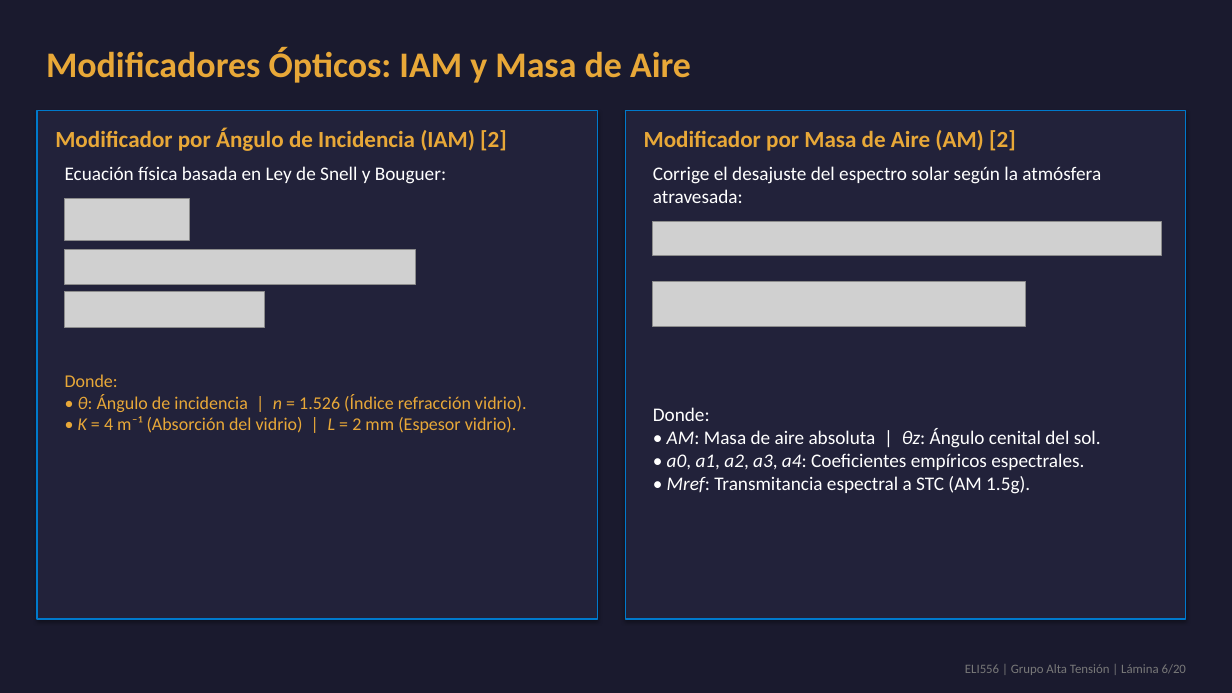
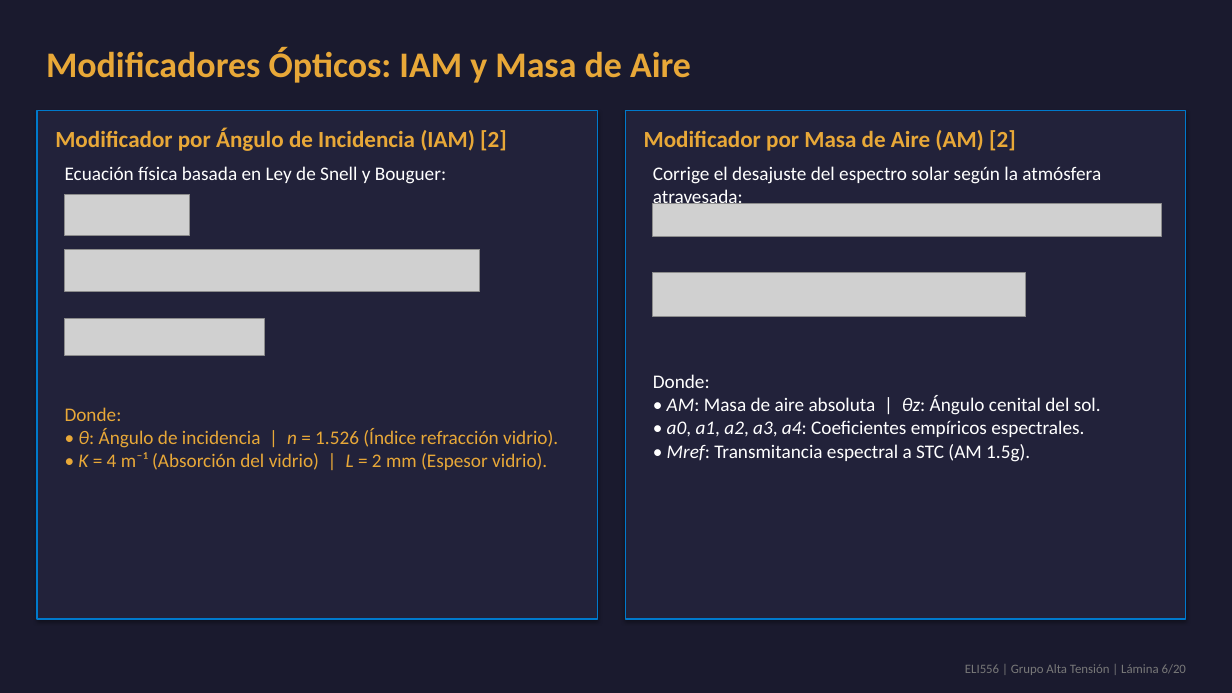
Before and after one commit to theChosen16/t2-paneles, a slide deck: slide 6 of output/Presentacion_Final_ELI556_Atacama.pptx. Drawn at 1232x693 pixels with LibreOffice and Linux fonts; fonts in the diff are those of the drawing; grey boxes stand for pictures. Boxes give left, top, right and bottom in pixels: in the first picture for what was removed or moved away, otherwise in the second. Text is boxed around its words. In the diff, an @@ line names an element or a change of style, - is before the commit and + after.

Commit message:
Redesign Slide 5, 6, and 12 layouts for visual symmetry and equation breathing room

```diff
--- a/output/Presentacion_Final_ELI556_Atacama.pptx
+++ b/output/Presentacion_Final_ELI556_Atacama.pptx
@@ picture: place and size @@
-picture at [65, 199, 189, 240]
+picture at [65, 194, 189, 236]
@@ picture: place and size @@
-picture at [653, 222, 1162, 255]
+picture at [653, 203, 1162, 237]
@@ picture: place and size @@
-picture at [65, 250, 415, 285]
+picture at [65, 250, 480, 291]
@@ picture: place and size @@
-picture at [653, 282, 1026, 326]
+picture at [653, 273, 1026, 317]
@@ picture: place and size @@
-picture at [65, 291, 264, 328]
+picture at [65, 319, 264, 356]
@@ text "Donde:": place and size @@
-text "Donde:" at [653, 407, 1101, 494]
+text "Donde:" at [653, 374, 1101, 462]
@@ text "Donde:": place and size @@
-text "Donde:" at [65, 374, 527, 433]
+text "Donde:" at [65, 407, 558, 470]
@@ text "Donde:" at [65, 407, 558, 470]: size 14 to 15 pt @@
```
Also in this commit, not shown: 2 other slides changed, 4 other files.
